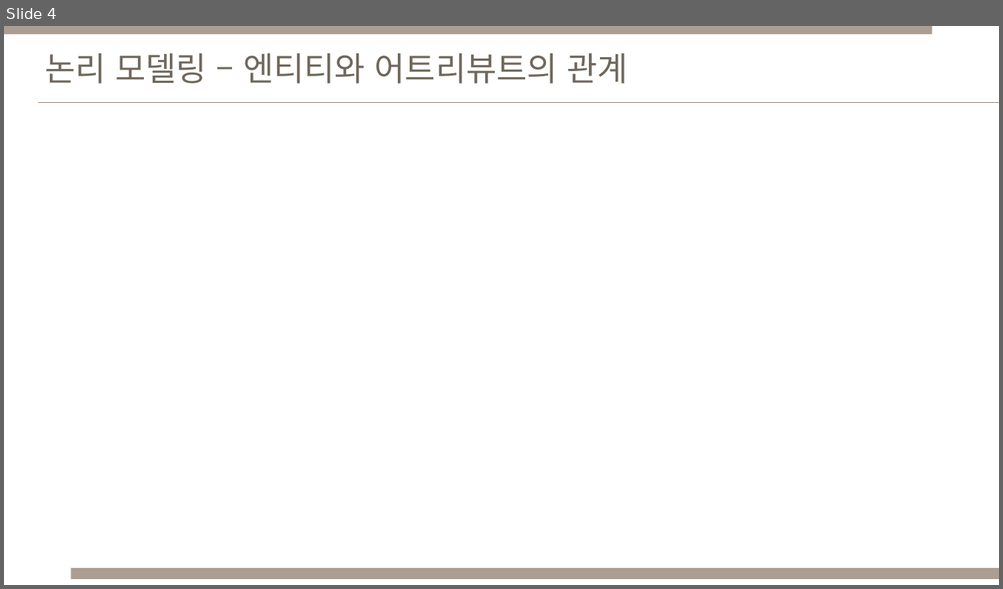
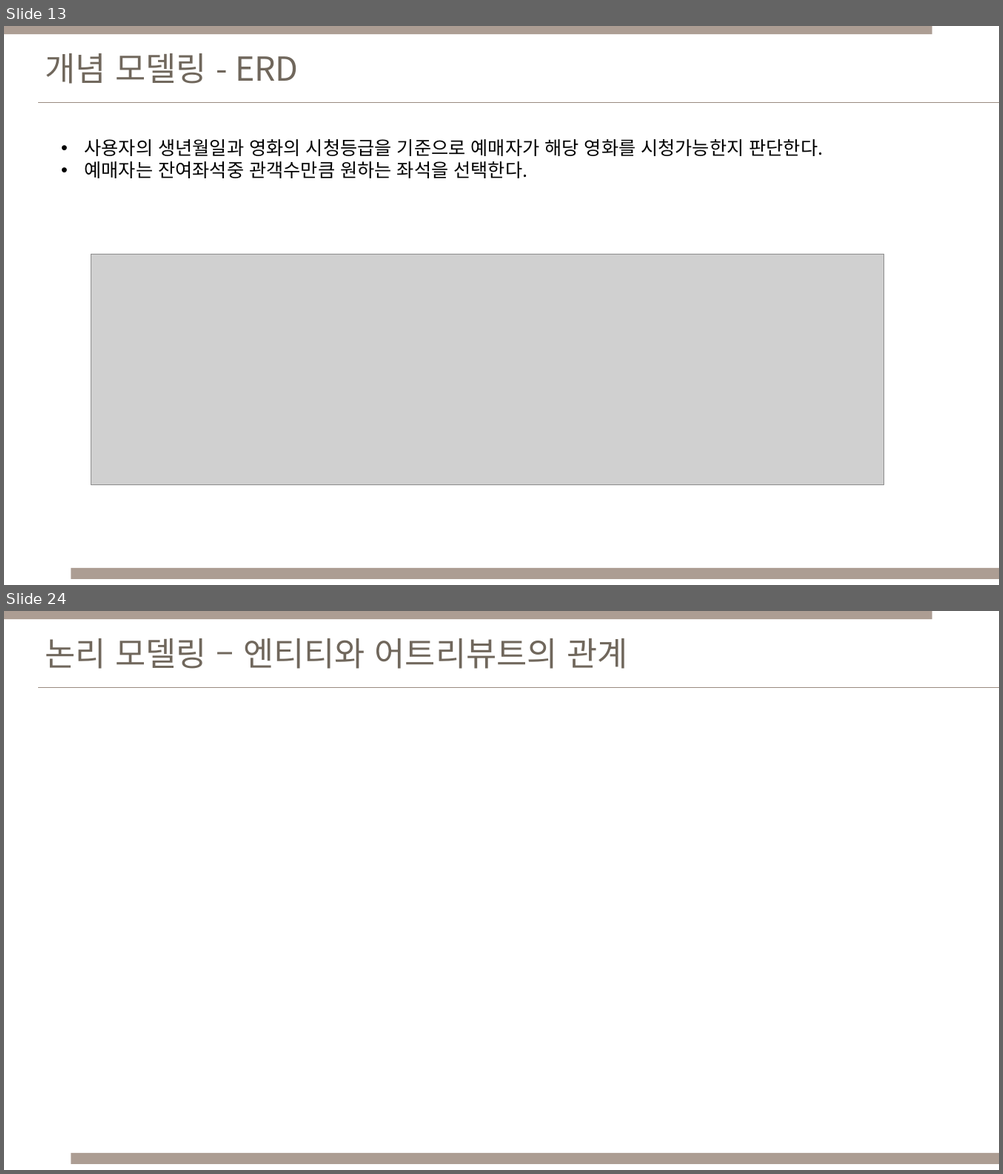
Before and after one commit to Cinema-System/My-Cinema, a slide deck: 중간발표/데이터베이스설계_중간발표_DEJH_모델링별.pptx. Shown one above the other, each under a label of ours: slide 4 before the commit, slides 13 and 24 after it; the slides between them are not shown. The pictures are 1003x589 and 1003x1174 pixels, drawn with LibreOffice and Linux fonts; fonts in the diff are those of the drawing; grey boxes stand for pictures. Boxes give left, top, right and bottom in pixels: in the first picture for what was removed or moved away, otherwise in the second. Text is boxed around its words. In the diff, an @@ line names an element or a change of style, - is before the commit and + after.

Commit message:
03.논리적데이터모델링

```diff
--- a/중간발표/데이터베이스설계_중간발표_DEJH_모델링별.pptx
+++ b/중간발표/데이터베이스설계_중간발표_DEJH_모델링별.pptx
@@ slide 13 added at [4,26,999,585], background #FFFFFF; not listed: 1 template element that a slide beside it also shows @@
@@ rectangle added at [4,26,932,34], fill #AC9D93 @@
@@ text added at [45,53,299,84], 32 pt, text #70675C @@
+개념 모델링 - ERD
@@ line added from (38, 102) to (999, 102), #9A8B80 0.5 pt @@
@@ text added at [85,139,823,178], 18 pt, text #000000 @@
+• 사용자의 생년월일과 영화의 시청등급을 기준으로 예매자가 해당 영화를 시청가능한지 판단한다.
+• 예매자는 잔여좌석중 관객수만큼 원하는 좌석을 선택한다.
@@ picture added at [91,255,884,485] @@
@@ rectangle added at [71,568,999,580], fill #AC9D93 @@
@@ what was slide 4 is now slide 24 @@
```
Also in this commit, not shown: 4 slides changed, 19 other slides added, 27 other files.
